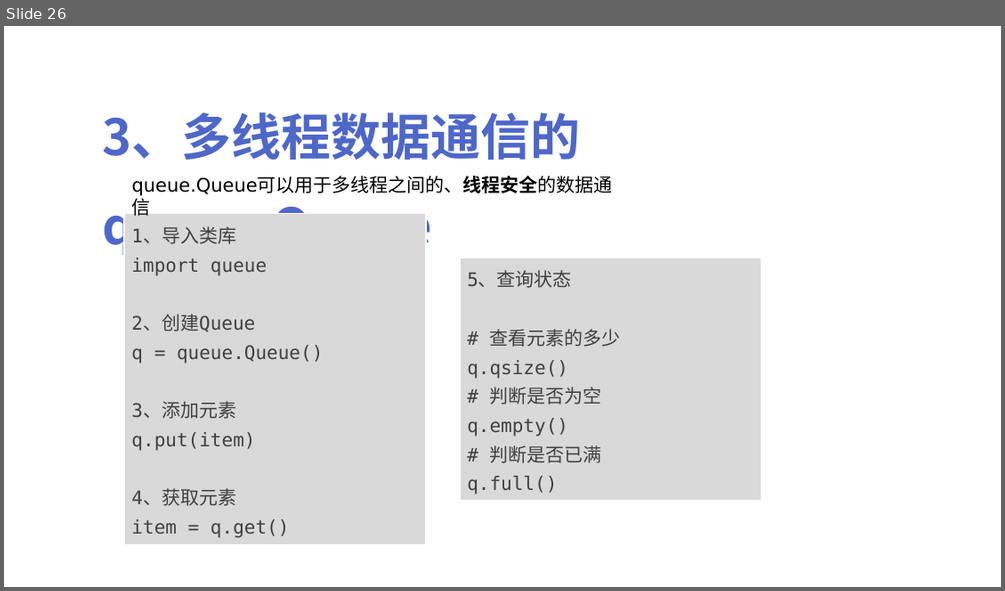
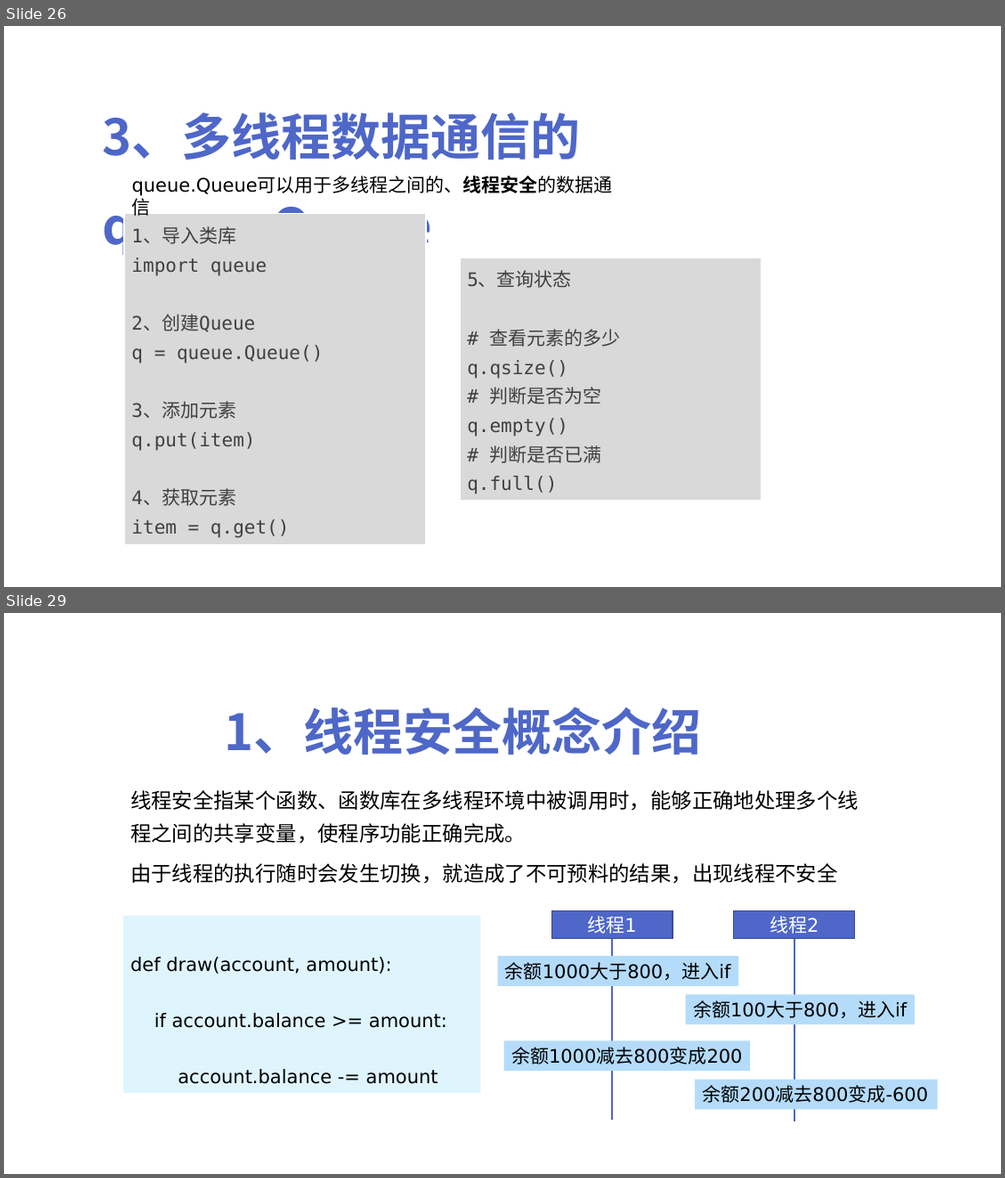
Before and after one commit to peiss/ant-learn-python-concurrent, a slide deck: Python并发编程简介.pptx. Shown one above the other, each under a label of ours: slide 26 before the commit, slides 26 and 29 after it; the slides between them are not shown. The pictures are 1005x591 and 1005x1178 pixels, drawn with LibreOffice and Linux fonts; fonts in the diff are those of the drawing. Boxes give left, top, right and bottom in pixels: in the first picture for what was removed or moved away, otherwise in the second. Text is boxed around its words. In the diff, an @@ line names an element or a change of style, - is before the commit and + after.

```diff
--- a/Python并发编程简介.pptx
+++ b/Python并发编程简介.pptx
@@ slide 29 added at [4,613,1001,1174], background #FFFFFF @@
@@ text added at [224,707,702,755], 48 pt, text #4E67C8, bold @@
+1、线程安全概念介绍
@@ text added at [130,790,858,844], 20 pt, text #000000 @@
+线程安全指某个函数、函数库在多线程环境中被调用时，能够正确地处理多个线程之间的共享变量，使程序功能正确完成。
@@ text added at [130,863,838,884], 20 pt, text #000000 @@
+由于线程的执行随时会发生切换，就造成了不可预料的结果，出现线程不安全
@@ rectangle added at [123,916,480,1093], fill #DFF5FD, 18 pt, text #000000 @@
+def draw(account, amount):
+if account.balance >= amount:
+account.balance -= amount
@@ rectangle added at [498,957,738,986], fill #B4DCFA, 18 pt, text #000000 @@
+余额1000大于800，进入if
@@ group added at [551,910,855,1121]: 2 rectangles, 2 lines @@
+线程1
+线程2
@@ rectangle added at [686,995,914,1024], fill #B4DCFA, 18 pt, text #000000 @@
+余额100大于800，进入if
@@ rectangle added at [504,1041,751,1070], fill #B4DCFA, 18 pt, text #000000 @@
+余额1000减去800变成200
@@ rectangle added at [695,1078,938,1109], fill #B4DCFA, 18 pt, text #000000 @@
+余额200减去800变成-600
```
Also in this commit, not shown: 8 other slides added, 1 other file.
